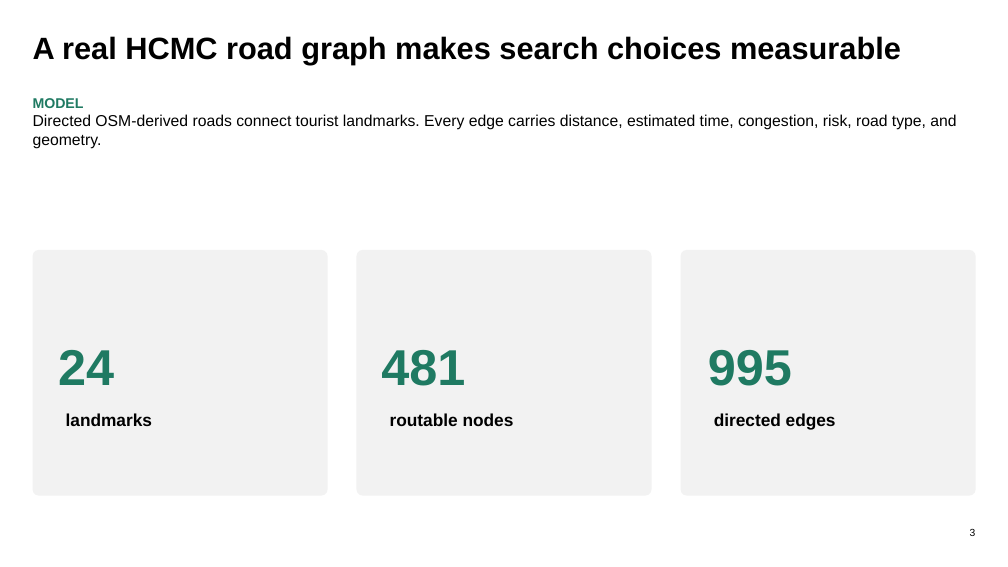
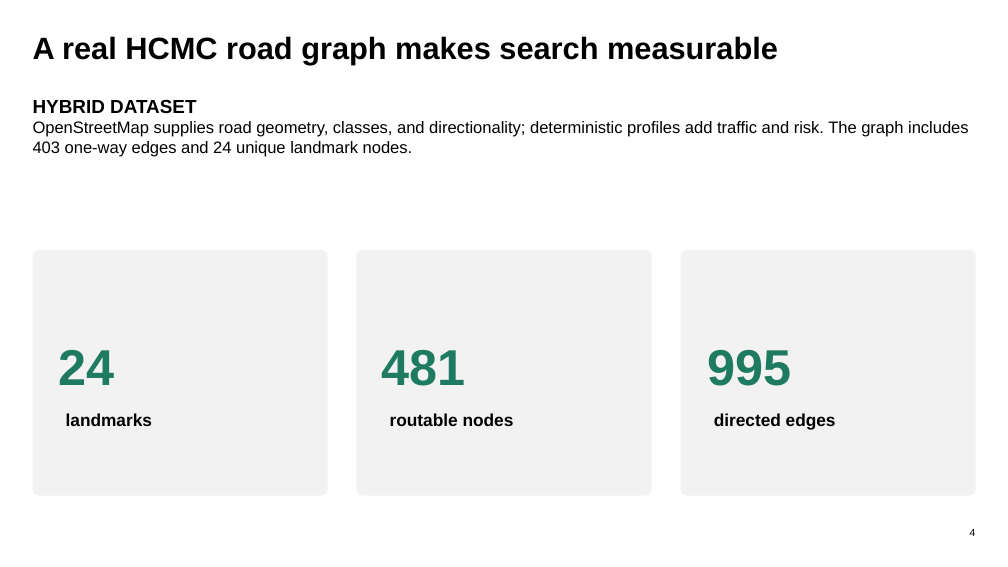
Before and after one commit to Group-1-Lab-AI101/lab-1, a slide deck: slide 4 of output/presentation/1 - Slide.pptx (slide 3 before the commit). Drawn at 1008x567 pixels with LibreOffice and Linux fonts; fonts in the diff are those of the drawing. Boxes give left, top, right and bottom in pixels: in the first picture for what was removed or moved away, otherwise in the second. Text is boxed around its words. In the diff, an @@ line names an element or a change of style, - is before the commit and + after.

```diff
--- a/output/presentation/1 - Slide.pptx
+++ b/output/presentation/1 - Slide.pptx
@@ text at (x1=33, y1=36, x2=778, y2=64): text changed @@
-A real HCMC road graph makes search choices measurable
+A real HCMC road graph makes search measurable
@@ text at (x1=33, y1=99, x2=969, y2=157): text changed; size 15 to 15.8 pt @@
-MODEL
-Directed OSM-derived roads connect tourist landmarks. Every edge carries distance, estimated time, congestion, risk, road type, and geometry.
+HYBRID DATASET
+OpenStreetMap supplies road geometry, classes, and directionality; deterministic profiles add traffic and risk. The graph includes 403 one-way edges and 24 unique landmark nodes.
@@ text at (x1=970, y1=529, x2=976, y2=536): text changed @@
-3
+4
```
Also in this commit, not shown: 13 other slides changed, 6 slides added, 1 slide removed, 2 other files.
